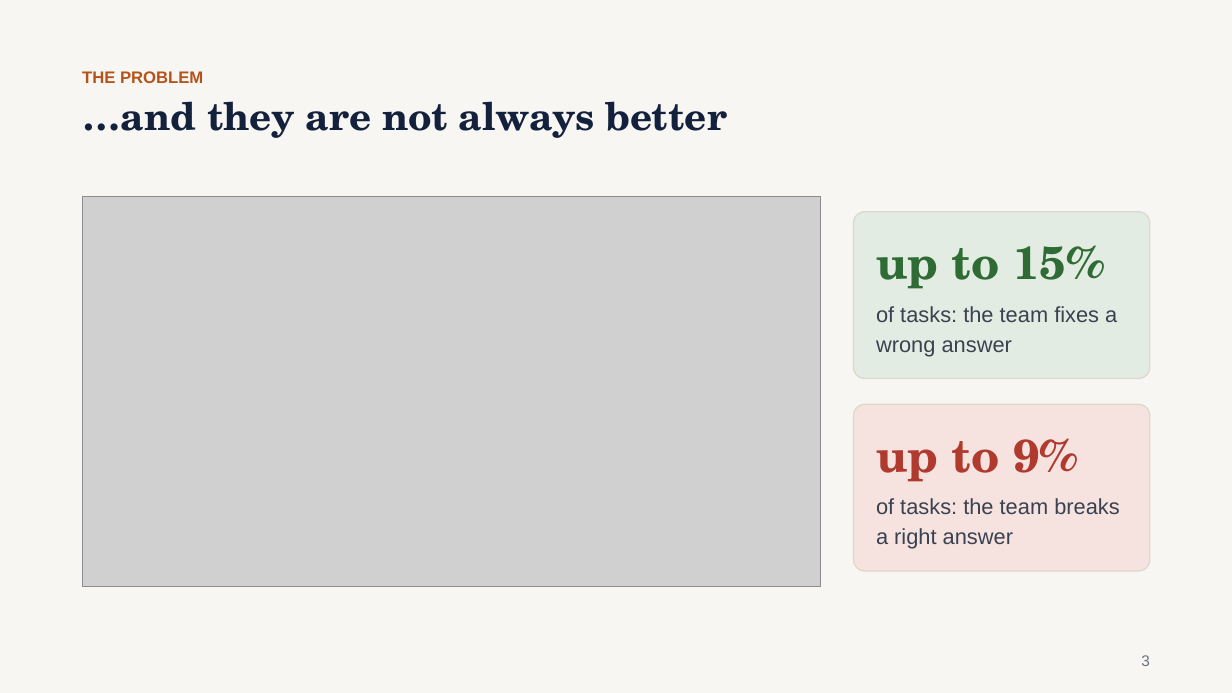
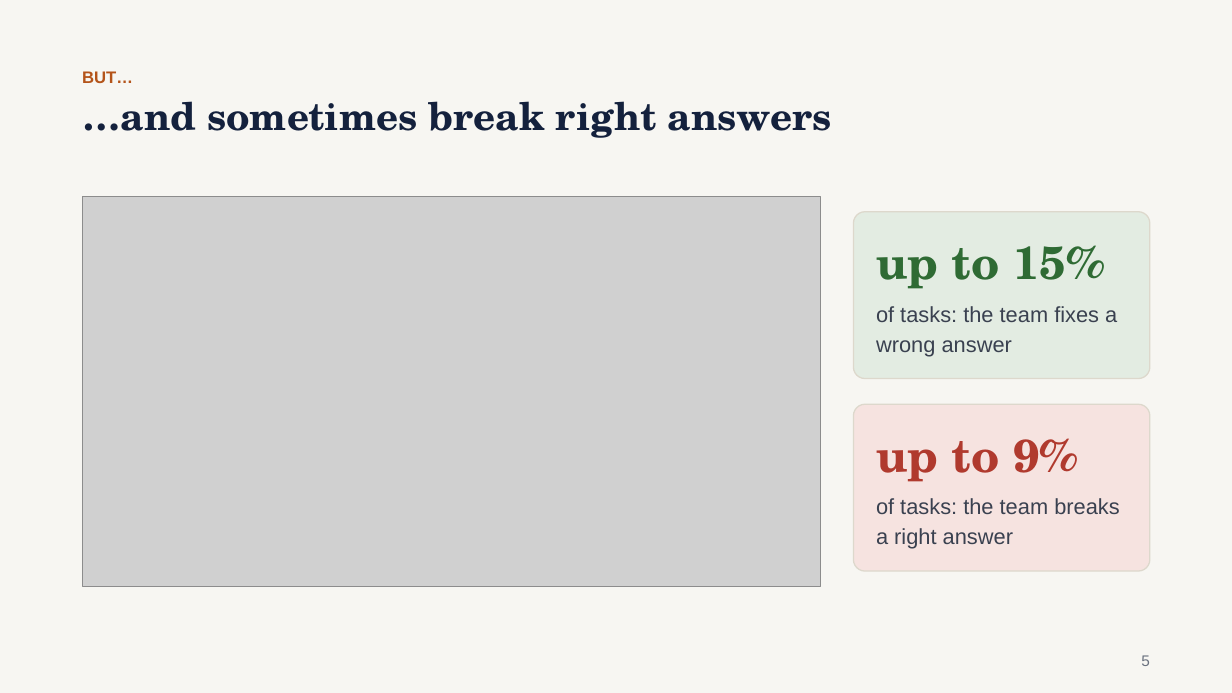
Before and after one commit to gaoj21/tokenbank, a slide deck: slide 5 of slides/CLIMB_talk.pptx (slide 3 before the commit). Drawn at 1232x693 pixels with LibreOffice and Linux fonts; fonts in the diff are those of the drawing; grey boxes stand for pictures. Boxes give left, top, right and bottom in pixels: in the first picture for what was removed or moved away, otherwise in the second. Text is boxed around its words. In the diff, an @@ line names an element or a change of style, - is before the commit and + after.

```diff
--- a/slides/CLIMB_talk.pptx
+++ b/slides/CLIMB_talk.pptx
@@ text at <box>82,71,133,83</box>: text changed @@
-THE PROBLEM
+BUT…
@@ text at <box>82,101,832,138</box>: text changed @@
-…and they are not always better
+…and sometimes break right answers
@@ text at <box>1141,655,1150,666</box>: text changed @@
-3
+5
```
Also in this commit, not shown: 16 other slides changed, 2 slides added, 4 other files.
